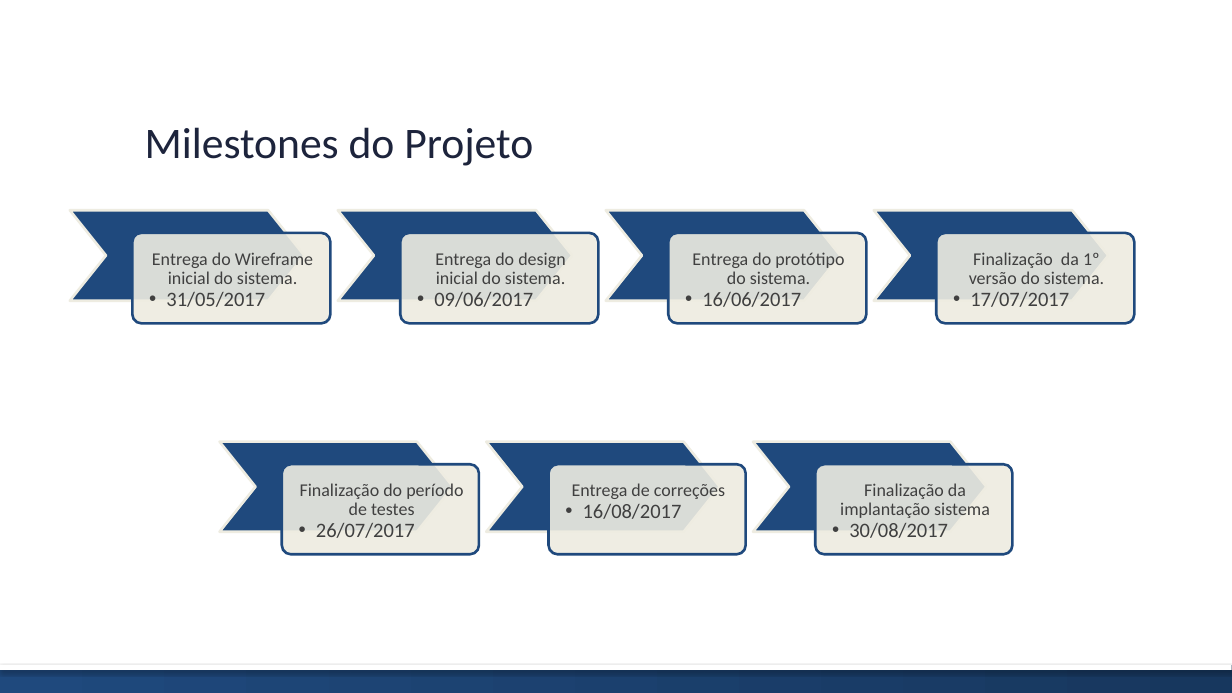
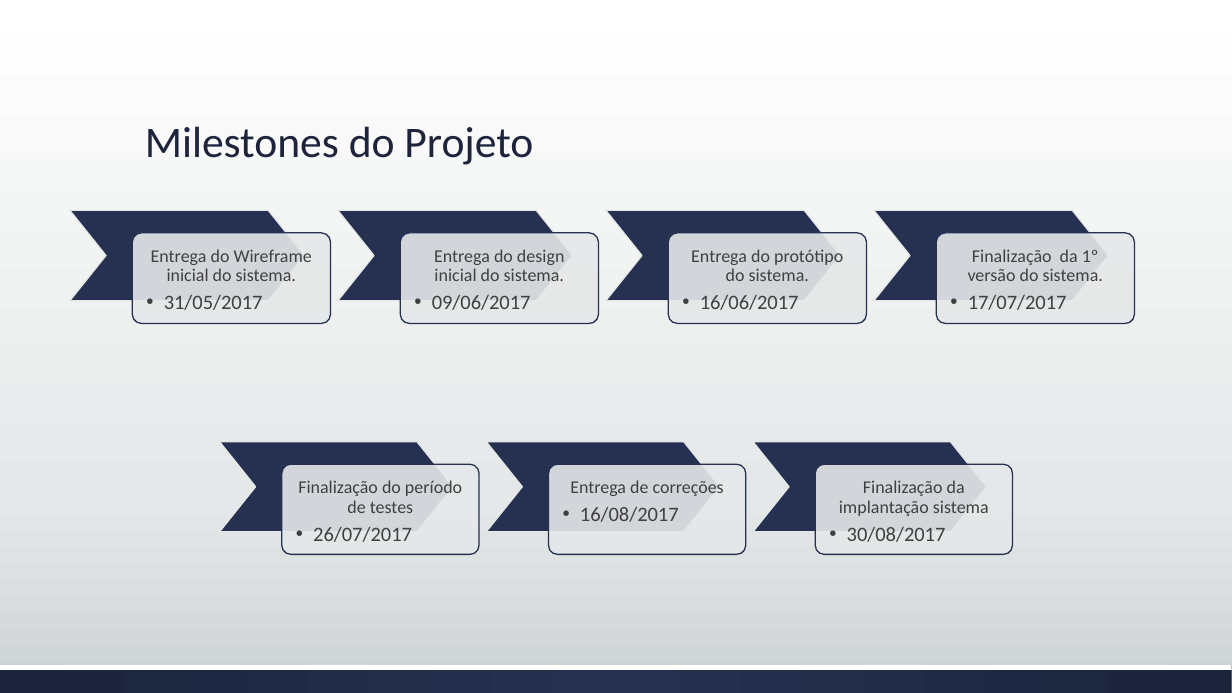
Before and after one commit to brunoedu/gestaoprojetos, a slide deck: slide 11 of Apresentação do projeto FINAL.pptx. Drawn at 1232x693 pixels with LibreOffice and Linux fonts; fonts in the diff are those of the drawing. Boxes give left, top, right and bottom in pixels: in the first picture for what was removed or moved away, otherwise in the second. Text is boxed around its words. In the diff, an @@ line names an element or a change of style, - is before the commit and + after.

```diff
--- a/Apresentação do projeto FINAL.pptx
+++ b/Apresentação do projeto FINAL.pptx
@@ background #FFFFFF to gradient #FFFFFF to #E5E8E8 to #CDD2D2 @@
@@ title "Milestones do Projeto" at (145,126,533,165): line spacing 1 to 0.9 @@
@@ text "Entrega do Wireframe inicial do ...": place and size @@
-text "Entrega do Wireframe inicial do ..." at (132,233,330,323)
+text "Entrega do Wireframe inicial do ..." at (151,249,312,310)
@@ more space between paragraphs; fill #EEECE1 at 90% opacity to none; outline #1F497D 2 pt to none in 7 elements at (570,480,724,522), (839,480,989,542), (298,480,462,542), (691,249,843,310), (968,249,1103,310), (151,249,312,310), (432,249,564,310) @@
@@ text "Entrega do design inicial do ...": place and size @@
-text "Entrega do design inicial do ..." at (400,233,598,323)
+text "Entrega do design inicial do ..." at (432,249,564,310)
@@ text "Entrega do protótipo do sistema.": place and size @@
-text "Entrega do protótipo do sistema." at (668,233,866,323)
+text "Entrega do protótipo do sistema." at (691,249,843,310)
@@ group added at (132,233,1134,323): 4 rounded rectangles @@
@@ text "Finalização da 1º versão do ...": place and size @@
-text "Finalização da 1º versão do ..." at (936,233,1134,323)
+text "Finalização da 1º versão do ..." at (968,249,1103,310)
@@ fill #1F497D to #263050; outline #EEECE1 2 pt to #E5E8E8 1 pt in 7 elements at (338,211,573,301), (606,211,841,301), (874,211,1109,301), (70,211,305,301), (220,442,454,532), (486,442,720,532), (753,442,987,532) @@
@@ rounded rectangle added at (282,464,479,555), fill #E5E8E8 at 90% opacity, outline #263050 1 pt @@
@@ text "Finalização do período de testes": place and size @@
-text "Finalização do período de testes" at (282,464,479,554)
+text "Finalização do período de testes" at (298,480,462,542)
@@ rounded rectangle added at (549,464,746,555), fill #E5E8E8 at 90% opacity, outline #263050 1 pt @@
@@ text "Entrega de correções": place and size @@
-text "Entrega de correções" at (549,464,746,554)
+text "Entrega de correções" at (570,480,724,522)
@@ rounded rectangle added at (815,464,1012,555), fill #E5E8E8 at 90% opacity, outline #263050 1 pt @@
@@ text "Finalização da implantação sistema": place and size @@
-text "Finalização da implantação sistema" at (815,464,1012,554)
+text "Finalização da implantação sistema" at (839,480,989,542)
@@ rectangle at (0,665,1232,670): shadow off @@
@@ rectangle at (0,665,1232,693): fill gradient #1F497D to #17375E to gradient #263050 to #1D243C @@
```
Also in this commit, not shown: 12 other slides changed, 3 slides added, 3 slides removed.
